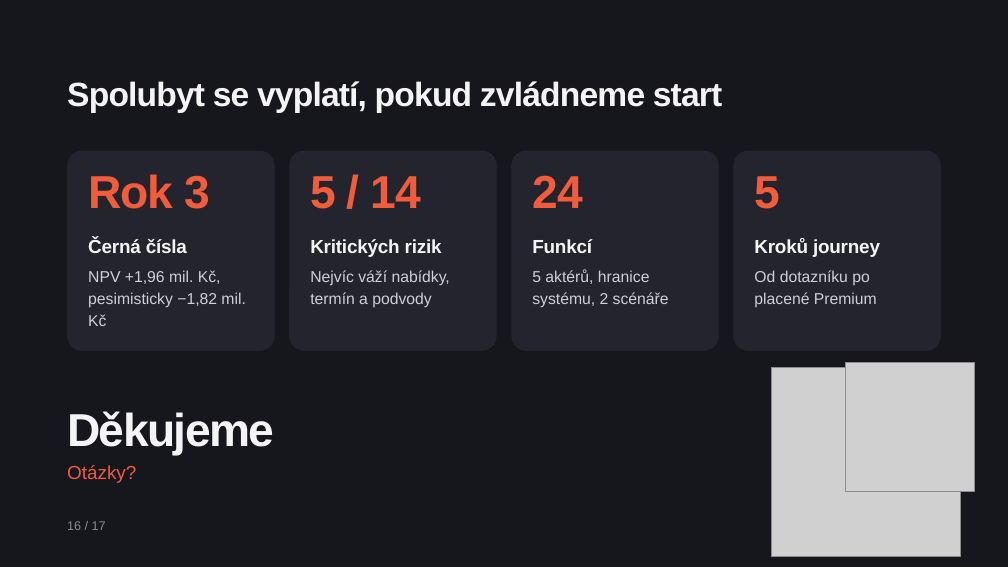
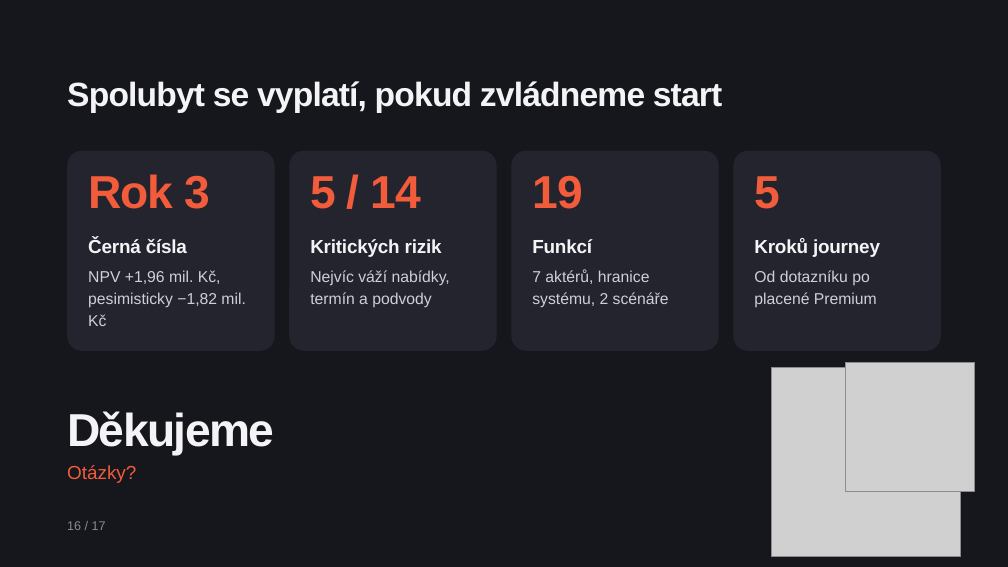
Before and after one commit to vedernikovalex/rizeni_it_projektu, a slide deck: slide 16 of spolubyt-cast-2.pptx. Drawn at 1008x567 pixels with LibreOffice and Linux fonts; fonts in the diff are those of the drawing; grey boxes stand for pictures. Boxes give left, top, right and bottom in pixels: in the first picture for what was removed or moved away, otherwise in the second. Text is boxed around its words. In the diff, an @@ line names an element or a change of style, - is before the commit and + after.

```diff
--- a/spolubyt-cast-2.pptx
+++ b/spolubyt-cast-2.pptx
@@ text at (532, 175, 582, 209): text changed @@
-24
+19
@@ text at (532, 269, 669, 308): text changed @@
-5 aktérů, hranice systému, 2 scénáře
+7 aktérů, hranice systému, 2 scénáře
```
Also in this commit, not shown: 2 other slides changed, 7 other files.
